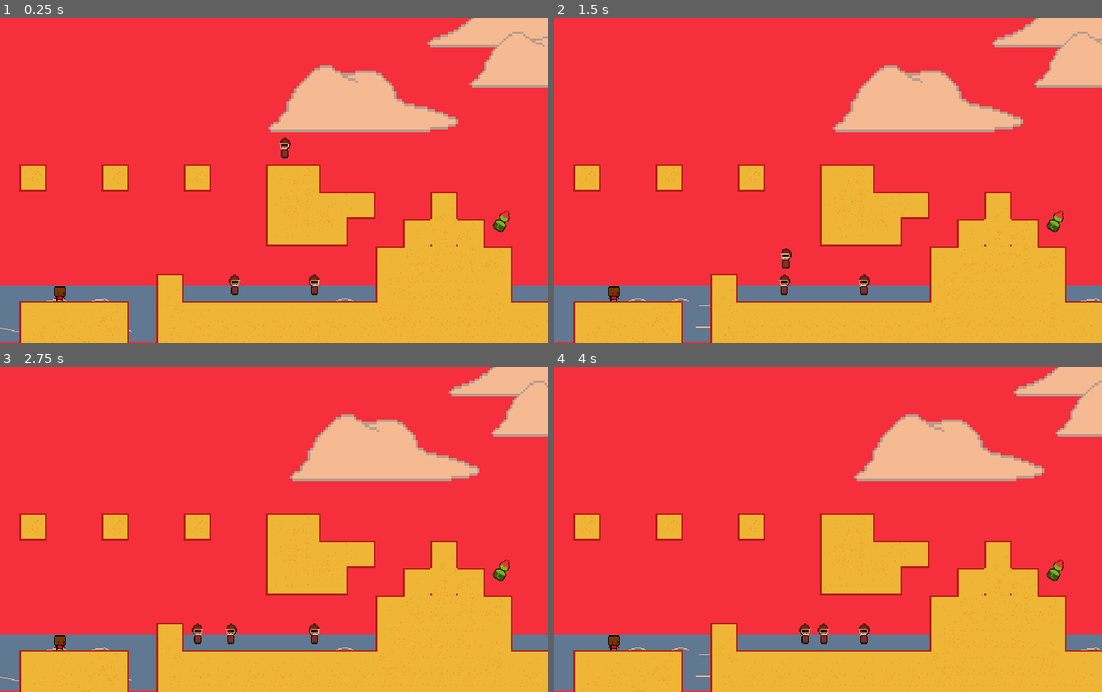
Above: before the commit, frames 1-4 (two rows, left to right).
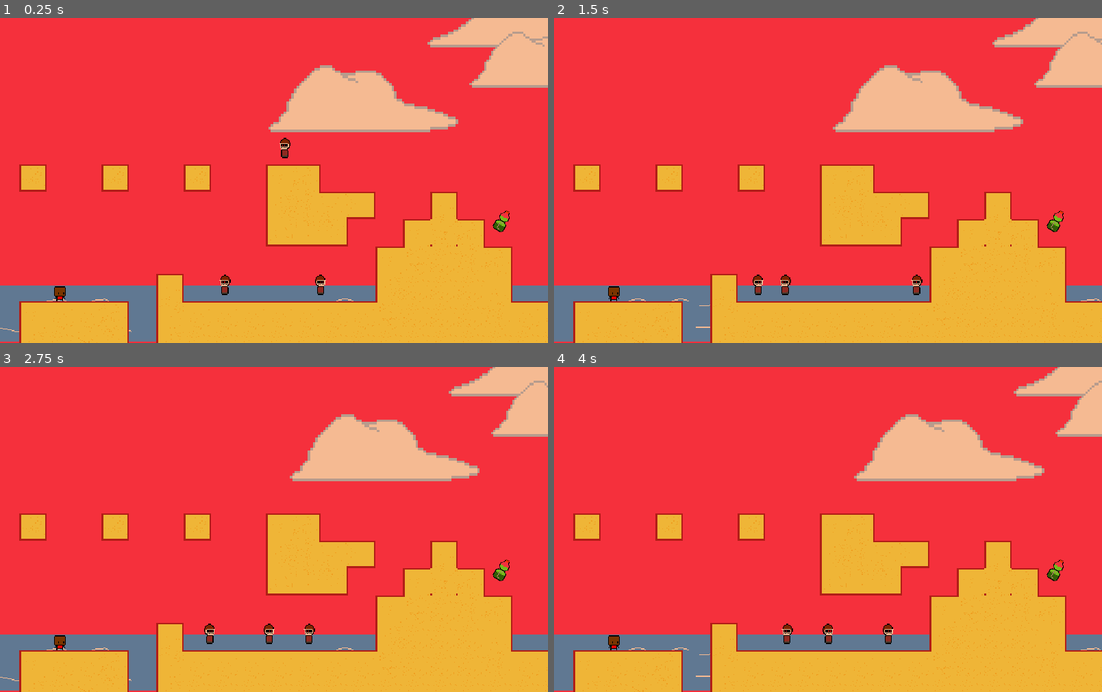
Above: after the commit, the same moments.

Repository: AdamSmif/Sportsball-Adventures
Game: Godot game, scene res://Levels/World.tscn
Two runs of this game, one before a commit and one after it. Both use one fixed random seed, a clock stepped at 60 frames per second and the inputs below. This scene is started directly instead of the project's main scene.
Inputs:
- Up to frame 1 (0.25 s): no input
- Up to frame 2 (1.5 s): hold Up (ui_up) from 0.53 s (still down); tap Space (jump) at 0.77 s
- Up to frame 3 (2.75 s): tap Space (jump) at 1.52 s; release Up (ui_up) at 2.03 s
- Up to frame 4 (4 s): hold Up (ui_up) from 2.78 s (still down); tap Space (jump) at 3.02, 3.77 s

The runs differ from the first frame. In frame 1, 0.3% of the frame differs, in the area x 40-60%, y 78-86%; in frame 2, 0.4%; in frame 3, 0.5%, in the area x 35-59%, y 78-86%; in frame 4, 0.5%.

Commit message:
fdafda

Diff:
--- a/Enemies+Allies/Gronkobot/Gronkobot.gd
+++ b/Enemies+Allies/Gronkobot/Gronkobot.gd
@@ -14,15 +14,17 @@
 func _ready():
 	if direction == 1:
 		$Sprite.flip_h = true
-	$floor_checker.position.x = $CollisionShape2D.shape.get_extents().x * direction
-	$floor_checker.enabled = detects_cliffs
+#	$floor_checker.position.x = $CollisionShape2D.shape.get_extents().x * direction
+#	$floor_checker.enabled = detects_cliffs
 
 func _physics_process(_delta):
 
-	if is_on_wall() or not $floor_checker.is_colliding() and detects_cliffs and is_on_floor():
+# put in betwee and and is on floor once we know the bug solution
+#or not $floor_checker.is_colliding() and detects_cliffs
+	if is_on_wall() and is_on_floor():
 		direction = direction * -1
 		$Sprite.flip_h = not $Sprite.flip_h
-		$floor_checker.position.x = $CollisionShape2D.shape.get_extents().x * direction
+#		$floor_checker.position.x = $CollisionShape2D.shape.get_extents().x * direction
 
 	velocity.y += 20
 
--- a/Enemies+Allies/Gronkobot/Gronkobot.tscn
+++ b/Enemies+Allies/Gronkobot/Gronkobot.tscn
@@ -20,9 +20,3 @@
 __meta__ = {
 "_edit_lock_": true
 }
-
-[node name="floor_checker" type="RayCast2D" parent="."]
-position = Vector2( 0, 1.751 )
-scale = Vector2( 0.5, 1 )
-enabled = true
-cast_to = Vector2( 0, 20 )
--- a/Levels/Exit.tscn
+++ b/Levels/Exit.tscn
@@ -16,3 +16,5 @@
 
 [node name="NextLevelSound" type="AudioStreamPlayer" parent="."]
 stream = ExtResource( 2 )
+volume_db = -13.453
+pitch_scale = 0.88
--- a/Levels/VillageDemo.tscn
+++ b/Levels/VillageDemo.tscn
@@ -44,7 +44,7 @@
 }
 
 [node name="villagebackground" type="Sprite" parent="."]
-position = Vector2( -33.1972, -640.21 )
+position = Vector2( -32, -648 )
 scale = Vector2( 0.5, 0.5 )
 texture = ExtResource( 10 )
 
@@ -64,17 +64,17 @@
 texture = ExtResource( 10 )
 
 [node name="villagebackground5" type="Sprite" parent="."]
-position = Vector2( -548.911, -653.26 )
+position = Vector2( -544, -648 )
 scale = Vector2( 0.5, 0.5 )
 texture = ExtResource( 10 )
 
 [node name="villagebackground6" type="Sprite" parent="."]
-position = Vector2( -1060.91, -653.505 )
+position = Vector2( -1056, -648 )
 scale = Vector2( 0.5, 0.5 )
 texture = ExtResource( 10 )
 
 [node name="villagebackground7" type="Sprite" parent="."]
-position = Vector2( -1568, -640 )
+position = Vector2( -1568, -648 )
 scale = Vector2( 0.5, 0.5 )
 texture = ExtResource( 10 )
 
@@ -314,21 +314,18 @@
 position = Vector2( -199.104, -444.429 )
 stream = ExtResource( 21 )
 volume_db = 5.149
-autoplay = true
 max_distance = 800.0
 
 [node name="Village Theme2" type="AudioStreamPlayer2D" parent="."]
 position = Vector2( 806.555, -454.832 )
 stream = ExtResource( 21 )
 volume_db = 5.149
-autoplay = true
 max_distance = 800.0
 
 [node name="Village Theme3" type="AudioStreamPlayer2D" parent="."]
 position = Vector2( -920.405, -456.566 )
 stream = ExtResource( 21 )
 volume_db = 5.149
-autoplay = true
 max_distance = 800.0
 
 [node name="AllPlayers" parent="." instance=ExtResource( 22 )]
--- a/Levels/World.tscn
+++ b/Levels/World.tscn
@@ -342,7 +342,6 @@
 position = Vector2( 352, 512 )
 scale = Vector2( 10, 10 )
 stream = ExtResource( 8 )
-autoplay = true
 
 [node name="Soccer" parent="." instance=ExtResource( 18 )]
 position = Vector2( 174.378, 532.059 )
@@ -381,10 +380,10 @@
 id = 2
 
 [node name="Gronkobot2" parent="." instance=ExtResource( 14 )]
-position = Vector2( -463.305, 516.946 )
+position = Vector2( -462.887, 521.963 )
 
 [node name="Gronkobot3" parent="." instance=ExtResource( 14 )]
-position = Vector2( -544.728, 514.937 )
+position = Vector2( -545.146, 509.231 )
 direction = 1
 
 [node name="Gronkobot4" parent="." instance=ExtResource( 14 )]
--- a/UI/TitleScreen.tscn
+++ b/UI/TitleScreen.tscn
@@ -28,12 +28,15 @@
 
 [node name="NightSkyAnimated" parent="." instance=ExtResource( 6 )]
 position = Vector2( 320, 192 )
+frame = 1
 
 [node name="NightSkyAnimated3" parent="." instance=ExtResource( 6 )]
 position = Vector2( 960, 192 )
+frame = 1
 
 [node name="NightSkyAnimated2" parent="." instance=ExtResource( 6 )]
 position = Vector2( -320, 192 )
+frame = 1
 
 [node name="ColorRect2" type="ColorRect" parent="."]
 margin_left = 256.0
Not shown, added: Assets/rockclimbingwall/rockclimbingwalltileset.png.import
